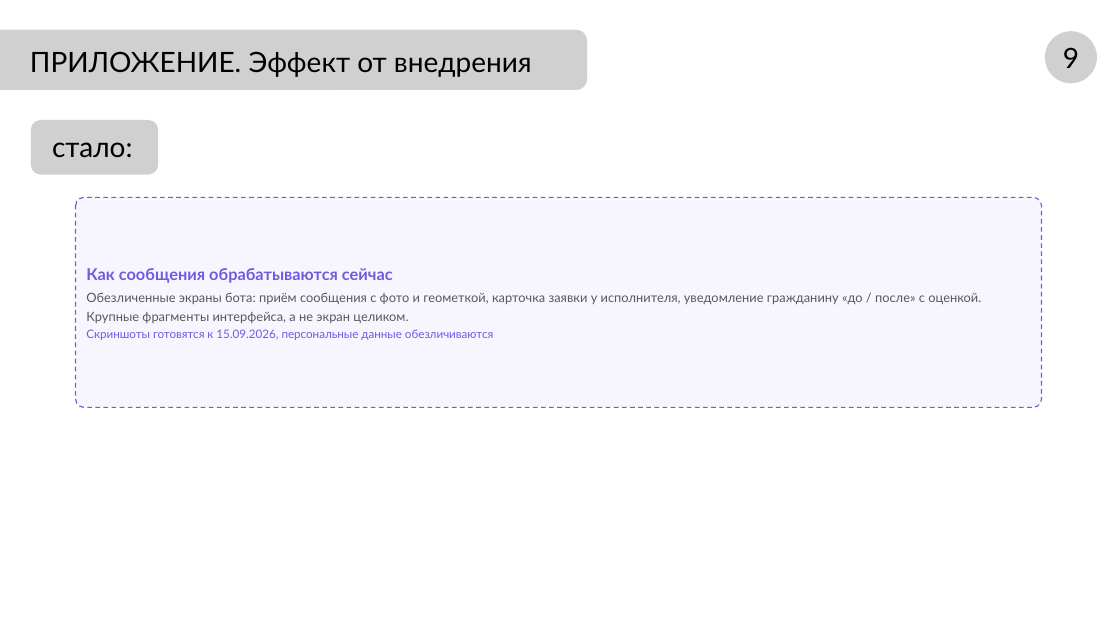
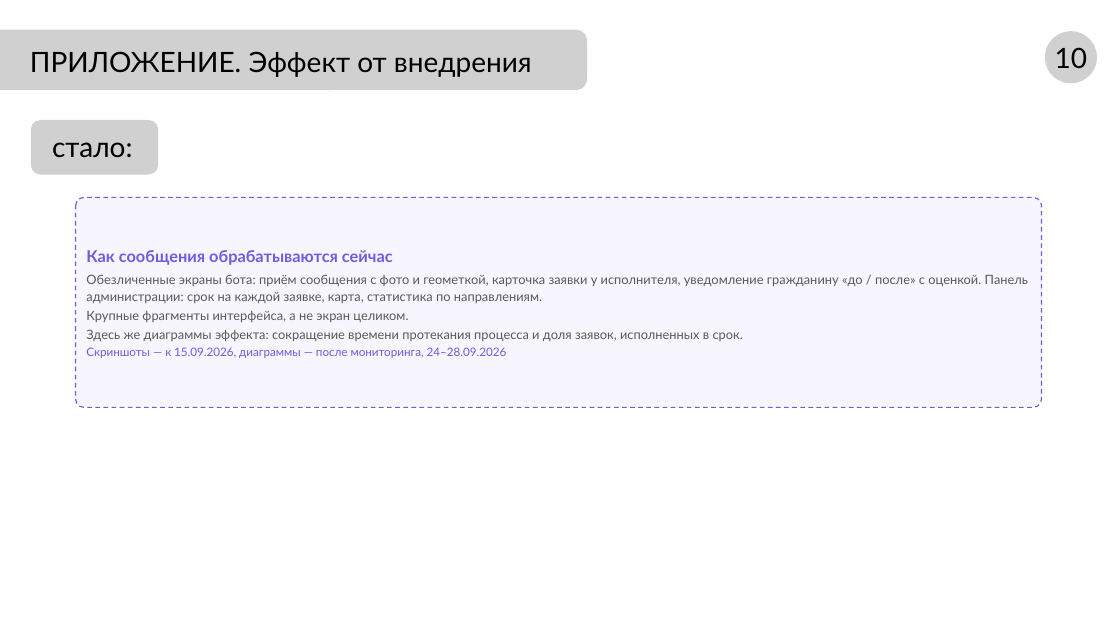
Before and after one commit to NiceGenn/Team-28-progress, a slide deck: slide 11 of файлы/prezentaciya-chernovik.pptx (slide 10 before the commit). Drawn at 1120x630 pixels with LibreOffice and Linux fonts; fonts in the diff are those of the drawing; grey boxes stand for pictures. Boxes give left, top, right and bottom in pixels: in the first picture for what was removed or moved away, otherwise in the second. Text is boxed around its words. In the diff, an @@ line names an element or a change of style, - is before the commit and + after.

```diff
--- a/файлы/prezentaciya-chernovik.pptx
+++ b/файлы/prezentaciya-chernovik.pptx
@@ text at (1055, 47, 1087, 68): text changed @@
-9
+10
@@ text in rounded rectangle at (86, 274, 1028, 303): text changed @@
-Обезличенные экраны бота: приём сообщения с фото и геометкой, карточка заявки у исполнителя, уведомление гражданину «до / после» с оценкой.
+Обезличенные экраны бота: приём сообщения с фото и геометкой, карточка заявки у исполнителя, уведомление гражданину «до / после» с оценкой. Панель администрации: срок на каждой заявке, карта, статистика по направлениям.
@@ text in rounded rectangle at (86, 330, 743, 358): text changed; size 10 to 11 pt; text colour #6C5CE0 to #595959 @@
-Скриншоты готовятся к 15.09.2026, персональные данные обезличиваются
+Здесь же диаграммы эффекта: сокращение времени протекания процесса и доля заявок, исполненных в срок.
+Скриншоты — к 15.09.2026, диаграммы — после мониторинга, 24–28.09.2026
```
Also in this commit, not shown: 5 other slides changed, 1 slide added, 1 slide removed, 12 other files.
